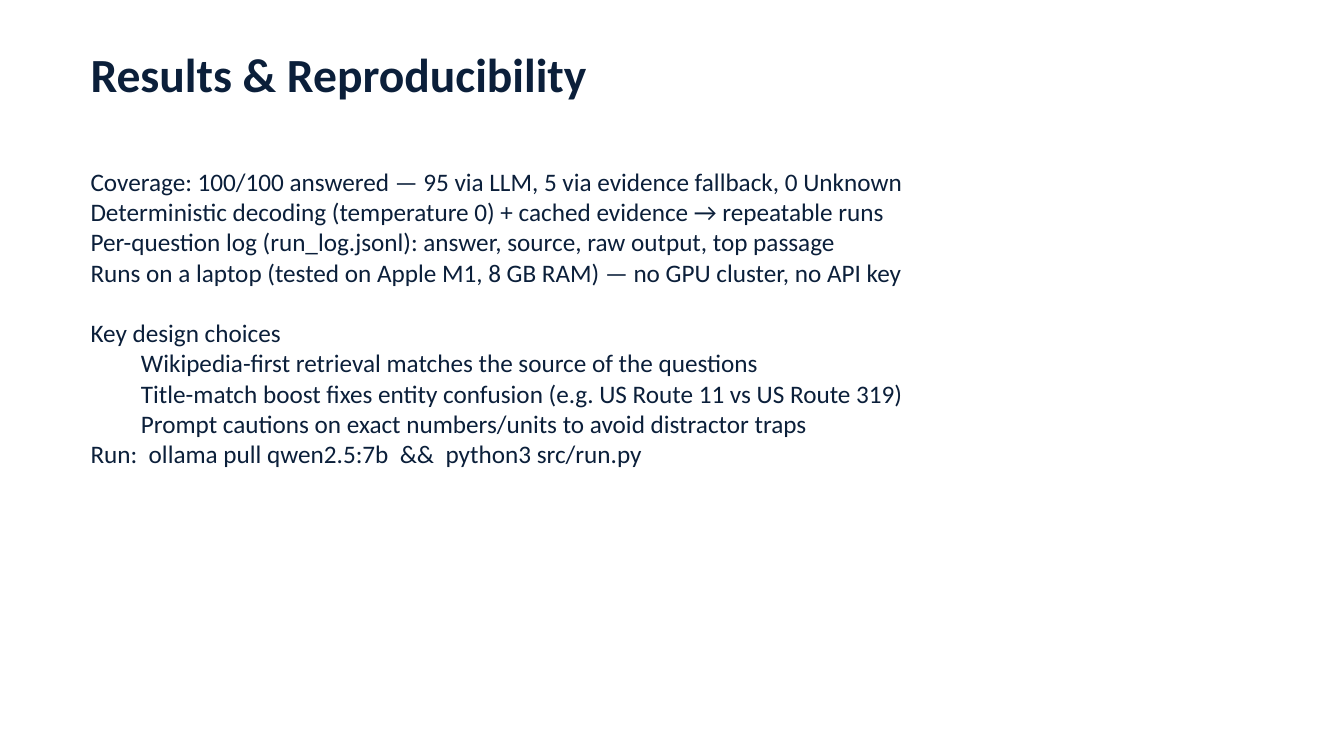
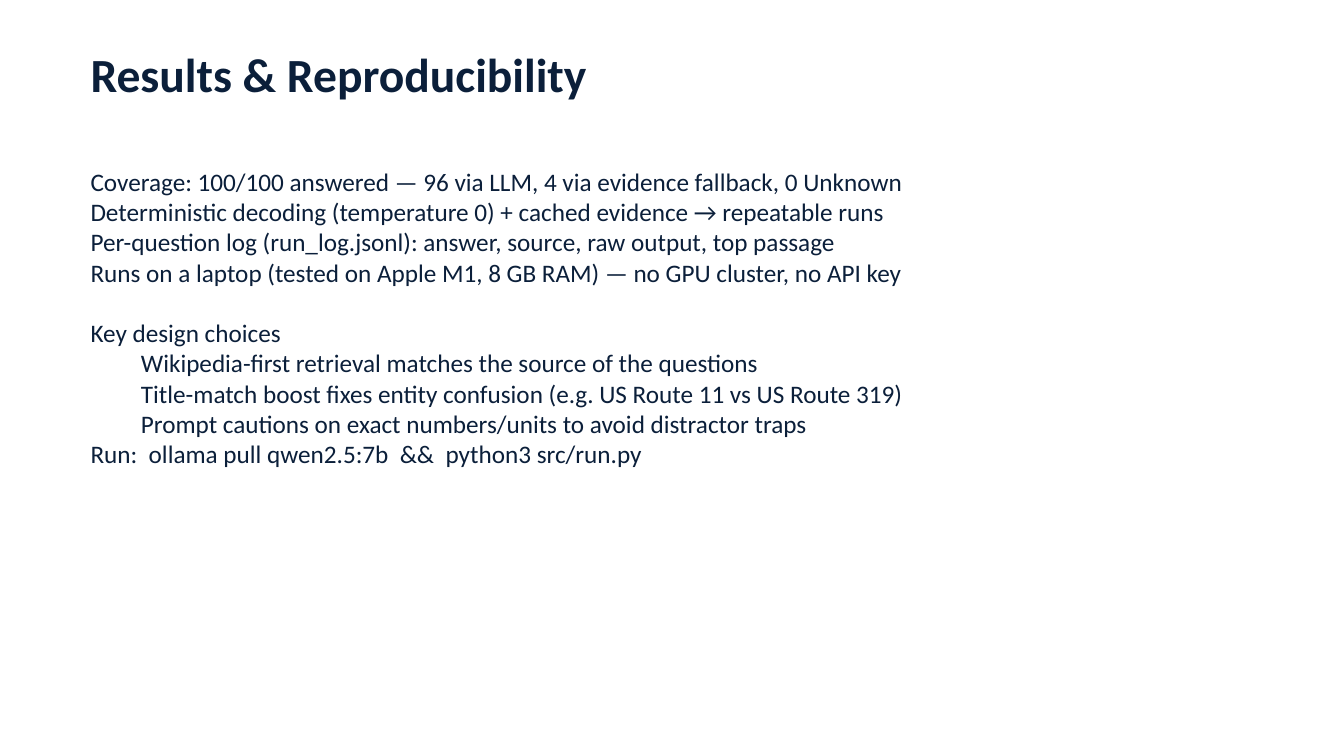
Before and after one commit to tejiri-code/BCU-AI-Hackathon-2026, a slide deck: slide 3 of slides/Apexmind_presentation.pptx. Drawn at 1344x756 pixels with LibreOffice and Linux fonts; fonts in the diff are those of the drawing. Boxes give left, top, right and bottom in pixels: in the first picture for what was removed or moved away, otherwise in the second. Text is boxed around its words. In the diff, an @@ line names an element or a change of style, - is before the commit and + after.

Commit message:
slides

```diff
--- a/slides/Apexmind_presentation.pptx
+++ b/slides/Apexmind_presentation.pptx
@@ text at bbox=[91, 173, 901, 196]: text changed @@
-Coverage: 100/100 answered — 95 via LLM, 5 via evidence fallback, 0 Unknown
+Coverage: 100/100 answered — 96 via LLM, 4 via evidence fallback, 0 Unknown
```
